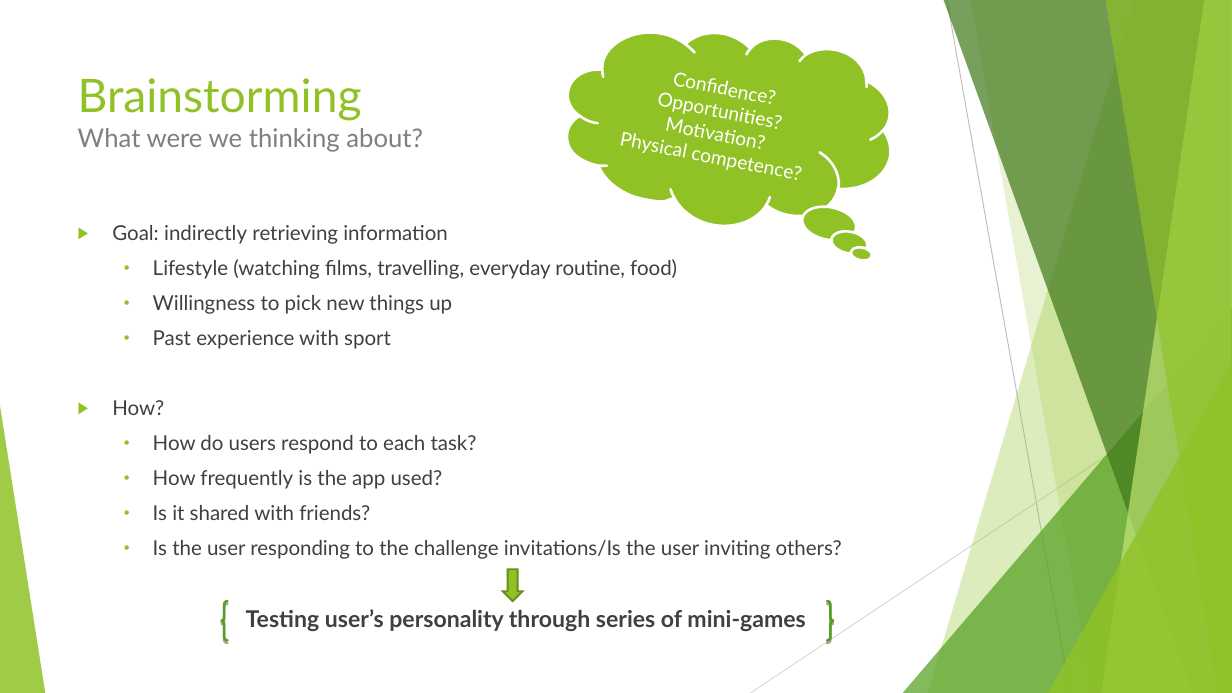
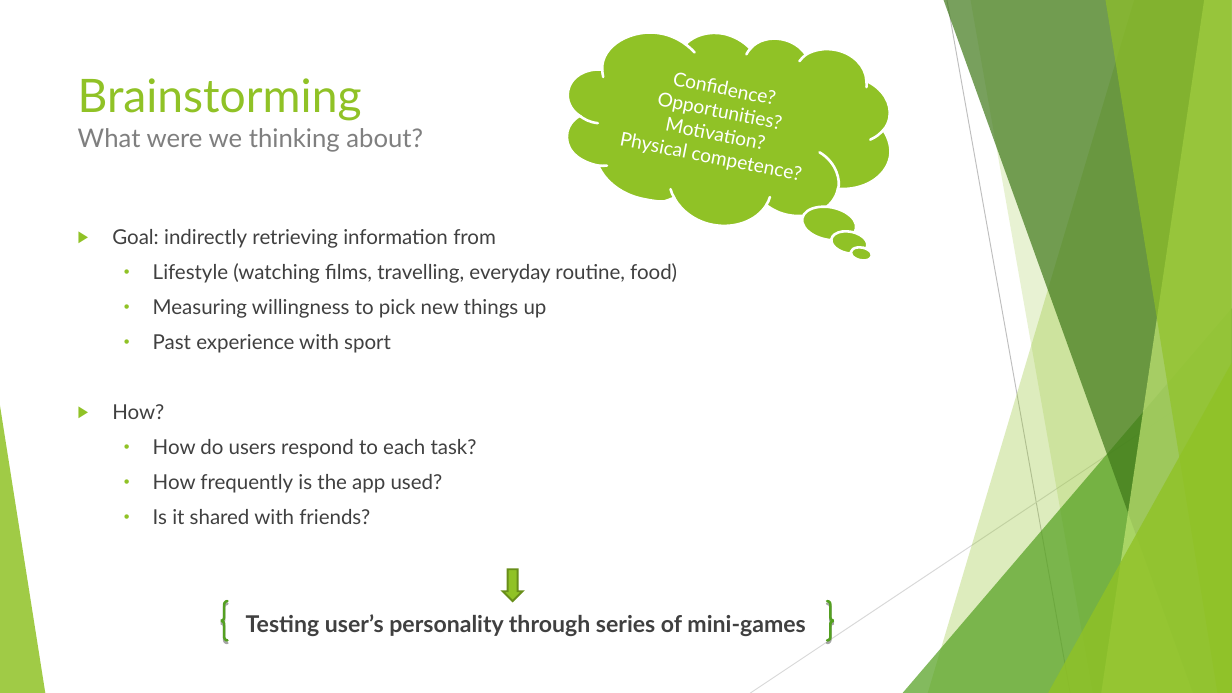
Before and after one commit to Glasgow19/team-12, a slide deck: slide 3 of The Choice.odp. Drawn at 1232x693 pixels with LibreOffice and Linux fonts; fonts in the diff are those of the drawing. Boxes give left, top, right and bottom in pixels: in the first picture for what was removed or moved away, otherwise in the second. Text is boxed around its words. In the diff, an @@ line names an element or a change of style, - is before the commit and + after.

Commit message:
slides

```diff
--- a/The Choice.odp
+++ b/The Choice.odp
@@ text at <box>112,229,496,248</box>: text changed @@
-▶ Goal: indirectly retrieving information
+▶ Goal: indirectly retrieving information from
@@ text at <box>153,299,547,318</box>: text changed @@
-  • Willingness to pick new things up
+  • Measuring willingness to pick new things up
@@ text at <box>153,540,842,559</box>: paragraph removed @@
-  • Is the user responding to the challenge invitations/Is the user inviting others?
```
Also in this commit, not shown: 1 other slide changed, 6 slides added, 1 slide removed.
